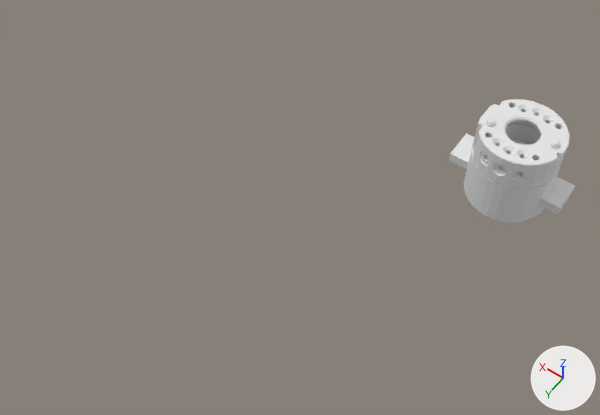
A saved change to the COLLADA model src/endtools/model/dispensing_tool/meshes/visual.dae.
One viewpoint serves both versions: a camera (50 mm lens) standing at (-0.083, 0.328, 0.334) and looking at (0.067, 0.117, 0.003). Arrows for +X, +Y and +Z are at lower right; the lights stay in place. The picture after the commit comes second.

The first picture shows 'node'.
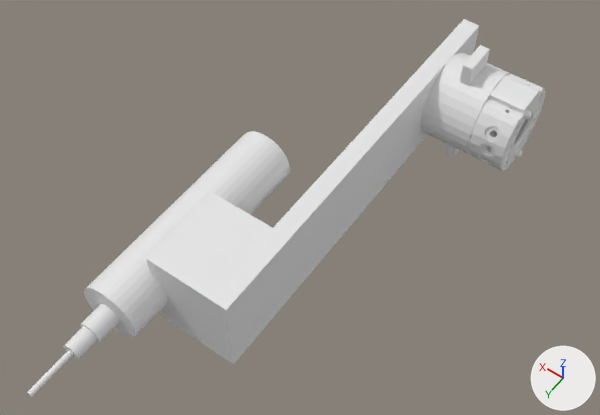
Where the change shows, as pixel boxes [x1, y1, x2, y2] in the pictures (600 x 415 px; the box of a moved part takes in the faces that stretch with it):
'node', reshaped (309% wider, 206% taller)
    before: [449, 99, 575, 222]
    after: [27, 19, 546, 397]
part 1 of me_shape0, added
    after: [84, 131, 290, 338]
part 2 of me_shape0, added
    after: [420, 52, 511, 155]
part 3 of me_shape0, added
    after: [27, 350, 73, 397]
part 4 of me_shape0, added
    after: [63, 326, 97, 360]
part 5 of me_shape0, added
    after: [80, 304, 119, 343]
part 6 of me_shape0, moved or reshaped
    before: [472, 99, 570, 189]
    after: [468, 74, 546, 171]
part 7 of me_shape0, deleted
    before: [464, 139, 560, 222]
part 8 of me_shape0, deleted
    before: [538, 177, 575, 214]
part 9 of me_shape0, built on
    before: [449, 133, 475, 169]
    after: [146, 19, 490, 364]

The change, as a list of edits to the scene's bpy script:
```text
Change me_shape0:
    used by ob_node; location = (0.0, 0.0, 0.0)
    remove me_shape0.from_pydata(...)  # 1917 vertices, 3894 faces; spans x -0.035..0.0351, y -0.025..0.025, z -0.0508..0.0028
    add me_shape0.from_pydata(...)  # 5143 vertices, 10172 faces; spans x -0.003..0.1203, y -0.035..0.267, z -0.035..0.035
    me_shape0 part 1: a new loose piece, a 32-sided cylinder along y spanning x 0.0883..0.1203, y 0.097..0.217, z -0.016..0.016
    me_shape0 part 2: a new loose piece, a 32-sided cylinder along x spanning x 0.0206..0.0506, y -0.025..0.025, z -0.025..0.025
    me_shape0 part 3: a new loose piece, a 32-sided cylinder along y spanning x 0.1028..0.1058, y 0.242..0.267, z -0.0015..0.0015
    me_shape0 part 4: a new loose piece, a 32-sided cylinder along y spanning x 0.0998..0.1088, y 0.23..0.242, z -0.0045..0.0045
    me_shape0 part 5: a new loose piece, a 32-sided cylinder along y spanning x 0.0983..0.1103, y 0.217..0.23, z -0.006..0.006
    me_shape0 part 6: the loose piece of 1837 vertices spanning x -0.025..0.024, y -0.025..0.025, z -0.0208..0.0028 is turned -90 degrees about the y axis through the mesh origin
    me_shape0 part 7: the loose piece of 64 vertices spanning x -0.025..0.025, y -0.025..0.025, z -0.0508..-0.0208 is deleted
    me_shape0 part 8: the loose piece of 8 vertices spanning x -0.035..-0.015, y -0.01..0.01, z -0.0388..-0.0328 is deleted
    me_shape0 part 9: 8 vertices removed from x 0.0151..0.0351, y -0.01..0.01, z -0.0388..-0.0328; 2986 vertices added at x -0.003..0.0966, y -0.035..0.195, z -0.035..0.035
```
